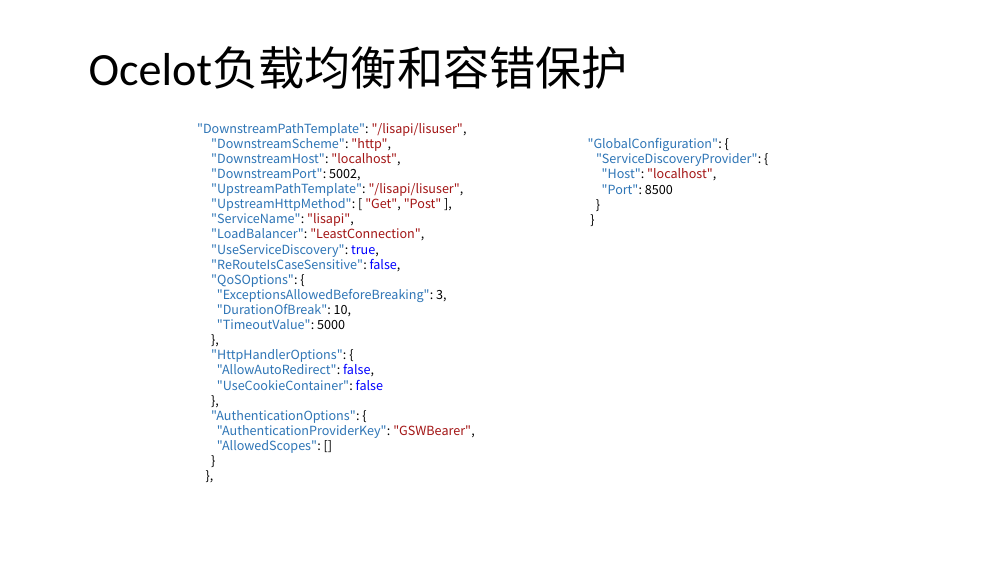
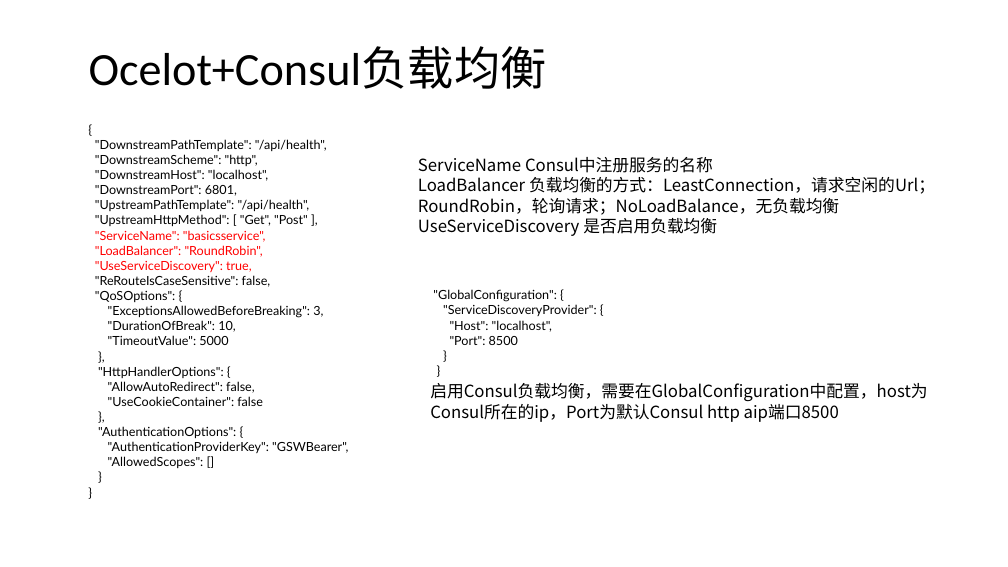
Before and after one commit to axzxs2001/HisMicroserviceSample, a slide deck: slide 32 of HisMicroserviceSample/Doc/基于.net core微服务.pptx (slide 33 before the commit). Drawn at 1008x567 pixels with LibreOffice and Linux fonts; fonts in the diff are those of the drawing; background and template pictures are left out. Boxes give left, top, right and bottom in pixels: in the first picture for what was removed or moved away, otherwise in the second. Text is boxed around its words. In the diff, an @@ line names an element or a change of style, - is before the commit and + after.

Commit message:
配置Ocelot网关配置文件

```diff
--- a/HisMicroserviceSample/Doc/基于.net core微服务.pptx
+++ b/HisMicroserviceSample/Doc/基于.net core微服务.pptx
@@ title at bbox=[89, 46, 547, 89]: text changed @@
-Ocelot负载均衡和容错保护
+Ocelot+Consul负载均衡
@@ text at bbox=[95, 139, 348, 468]: text changed; font Noto Sans CJK SC to Lato @@
-},
+}
@@ text "{": place and size @@
-text "{" at bbox=[197, 123, 474, 453]
+text "{" at bbox=[95, 139, 348, 468]
@@ text at bbox=[95, 139, 327, 151]: text changed; font Noto Sans CJK SC to Lato; text colour #2E75B6 to #000000 @@
-"DownstreamPathTemplate": "/lisapi/lisuser",
+{
+"DownstreamPathTemplate": "/api/health",
@@ text at bbox=[95, 154, 348, 468]: font Noto Sans CJK SC to Lato in ""DownstreamScheme": "http",", ""DownstreamHost": "localhost",", ""UpstreamHttpMethod": [ "Get", "Post" ],", ""UseServiceDiscovery": true," and 14 more places; text colour #2E75B6 to #000000 in ""DownstreamScheme":", ""DownstreamHost":", ""UpstreamHttpMethod":", ""ReRouteIsCaseSensitive":" and 10 more places; text colour #A31515 to #000000 in ""http",", ""localhost",", ""Get", "Post"", ""GSWBearer","; text colour #2E75B6 to #FF0000 in ""UseServiceDiscovery":"; text colour #000000 to #FF0000 in ""UseServiceDiscovery": true,"; text colour #0000FF to #FF0000 in "true,"; text colour #0000FF to #000000 in "false,", "false,", "false" @@
@@ text added at bbox=[418, 157, 935, 236], 16 pt, text #000000 @@
+ServiceName Consul中注册服务的名称
+LoadBalancer 负载均衡的方式：LeastConnection，请求空闲的Url；RoundRobin，轮询请求；NoLoadBalance，无负载均衡
+UseServiceDiscovery 是否启用负载均衡
@@ text at bbox=[95, 185, 310, 211]: text changed; font Noto Sans CJK SC to Lato; text colour #2E75B6 to #000000 @@
-"DownstreamPort": 5002,
-"UpstreamPathTemplate": "/lisapi/lisuser",
+"DownstreamPort": 6801,
+"UpstreamPathTemplate": "/api/health",
@@ text at bbox=[95, 230, 266, 257]: text changed; font Noto Sans CJK SC to Lato; text colour #2E75B6 to #FF0000 @@
-"ServiceName": "lisapi",
-"LoadBalancer": "LeastConnection",
+"ServiceName": "basicsservice",
+"LoadBalancer": "RoundRobin",
@@ text ""GlobalConfiguration": {": place and size @@
-text ""GlobalConfiguration": {" at bbox=[588, 138, 761, 194]
+text ""GlobalConfiguration": {" at bbox=[433, 289, 597, 345]
@@ text ""GlobalConfiguration": {" at bbox=[433, 289, 597, 345]: font Noto Sans CJK SC to Lato; text colour #2E75B6 to #000000 in ""GlobalConfiguration":", ""ServiceDiscoveryProvider":", ""Host":", ""Port":"; text colour #A31515 to #000000 in ""localhost"," @@
@@ text added at bbox=[430, 383, 927, 422], 16 pt, text #000000 @@
+启用Consul负载均衡，需要在GlobalConfiguration中配置，host为Consul所在的ip，Port为默认Consul http aip端口8500
```
Also in this commit, not shown: 4 other slides changed, 1 slide added, 1 slide removed, 7 other files.
